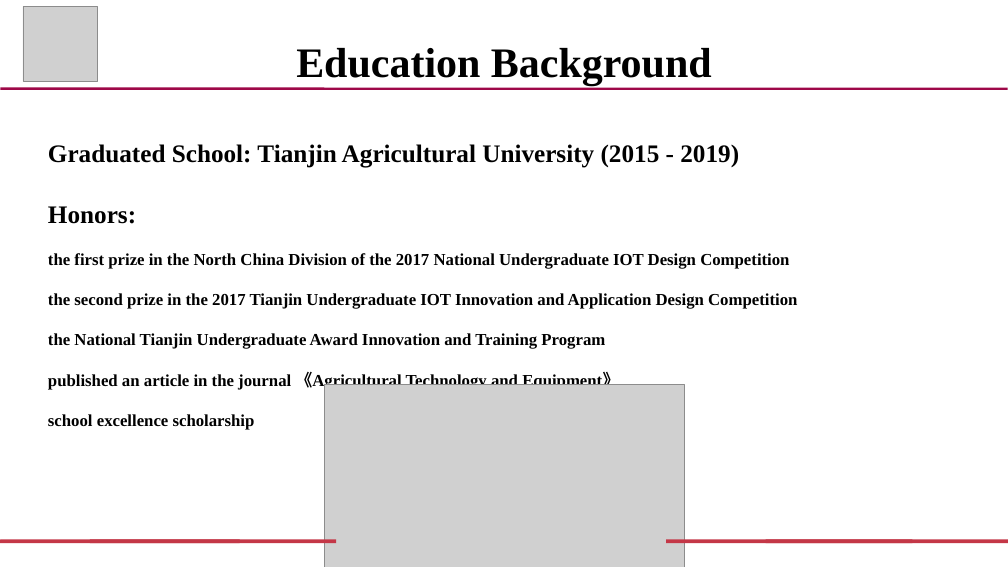
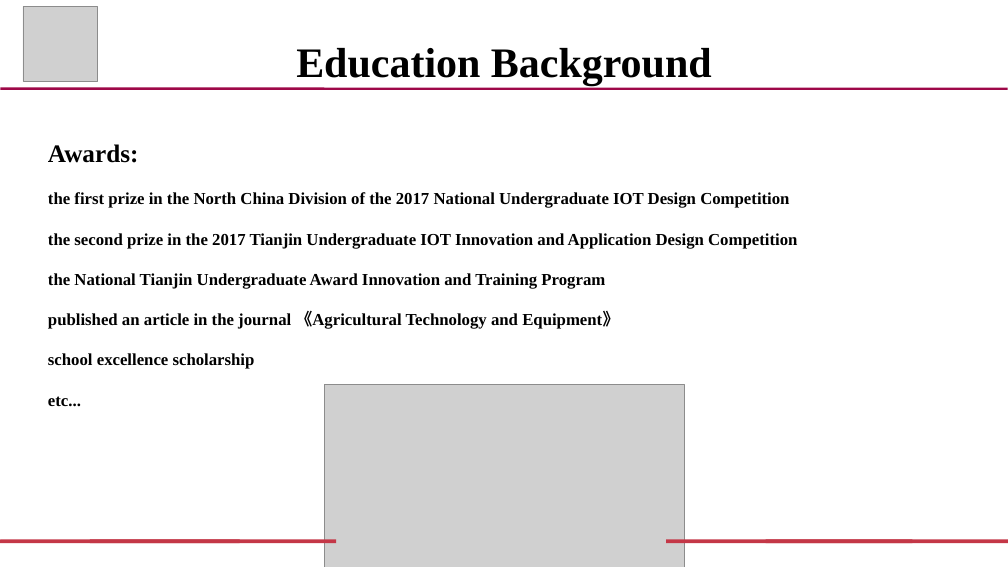
Before and after one commit to duanduanhh/CS, a slide deck: slide 4 of interview/PersonalIntroduction.pptx (slide 3 before the commit). Drawn at 1008x567 pixels with LibreOffice and Linux fonts; fonts in the diff are those of the drawing; grey boxes stand for pictures. Boxes give left, top, right and bottom in pixels: in the first picture for what was removed or moved away, otherwise in the second. Text is boxed around its words. In the diff, an @@ line names an element or a change of style, - is before the commit and + after.

```diff
--- a/interview/PersonalIntroduction.pptx
+++ b/interview/PersonalIntroduction.pptx
@@ text at (x1=48, y1=144, x2=139, y2=163): text changed @@
-Graduated School: Tianjin Agricultural University (2015 - 2019)
-Honors:
+Awards:
@@ text at (x1=48, y1=396, x2=81, y2=407): paragraph added @@
+etc...
```
Also in this commit, not shown: 4 other slides changed, 1 slide added, 1 slide removed, 3 other files.
